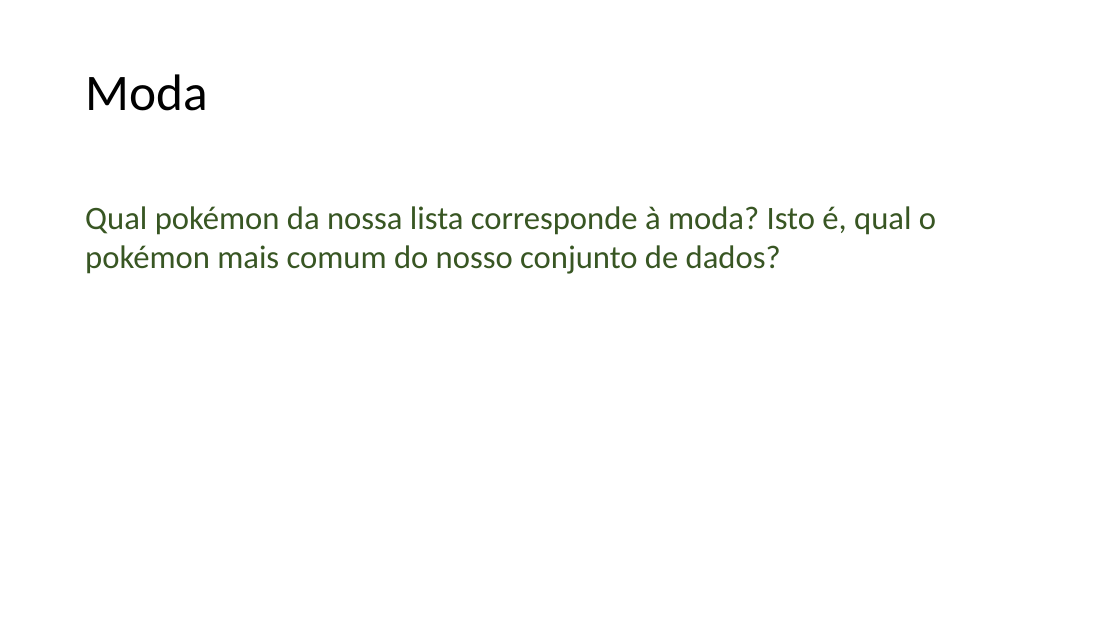
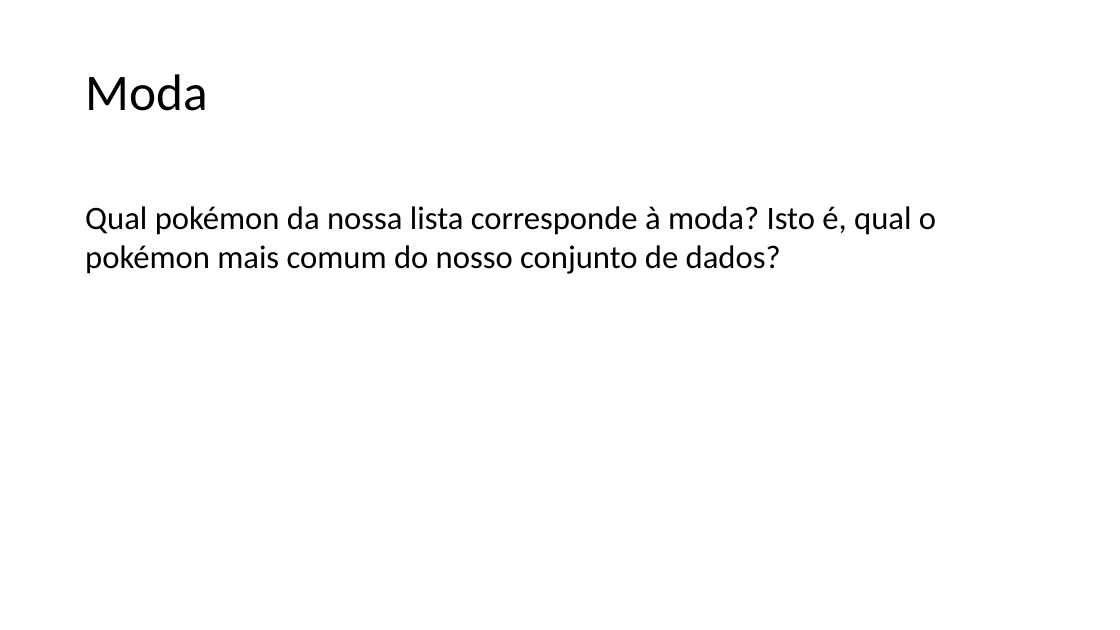
Before and after one commit to lidimayra/basic-stats, a slide deck: slide 22 of presentation.pptx (slide 21 before the commit). Drawn at 1120x630 pixels with LibreOffice and Linux fonts; fonts in the diff are those of the drawing. Boxes give left, top, right and bottom in pixels: in the first picture for what was removed or moved away, otherwise in the second. Text is boxed around its words. In the diff, an @@ line names an element or a change of style, - is before the commit and + after.

```diff
--- a/presentation.pptx
+++ b/presentation.pptx
@@ text "Qual pokémon da nossa lista ..." at (85, 206, 936, 274): text colour #385623 to #000000 @@
```
Also in this commit, not shown: 5 other slides changed, 1 slide added.
